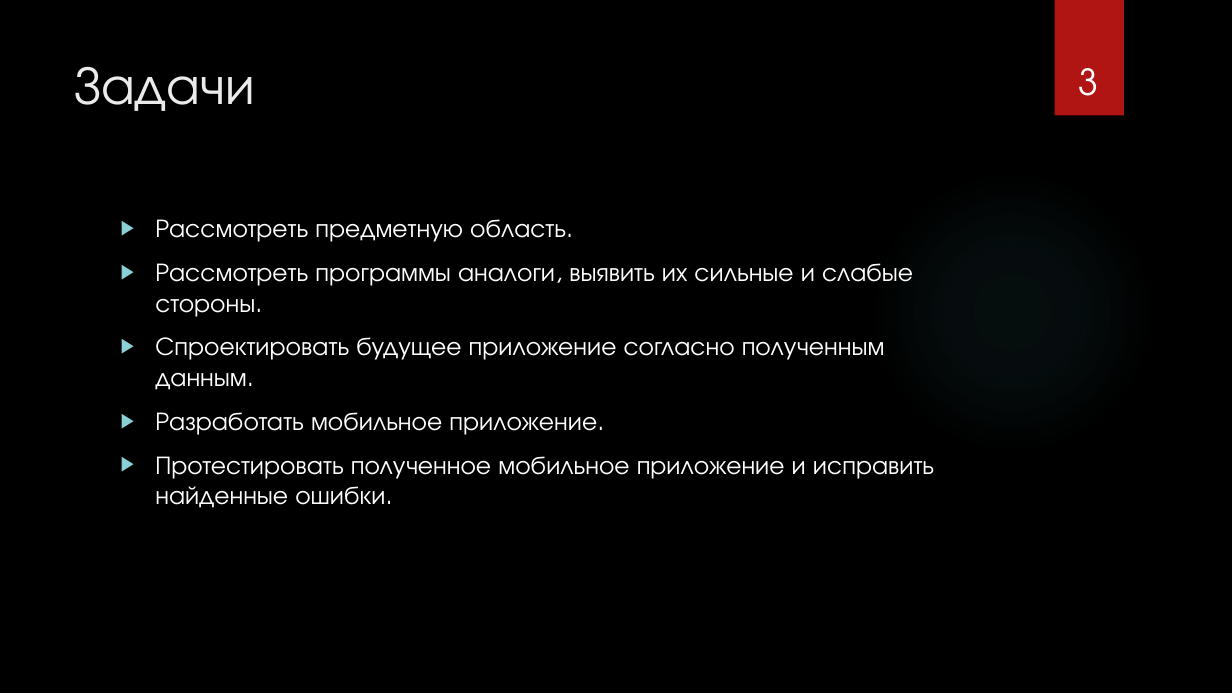
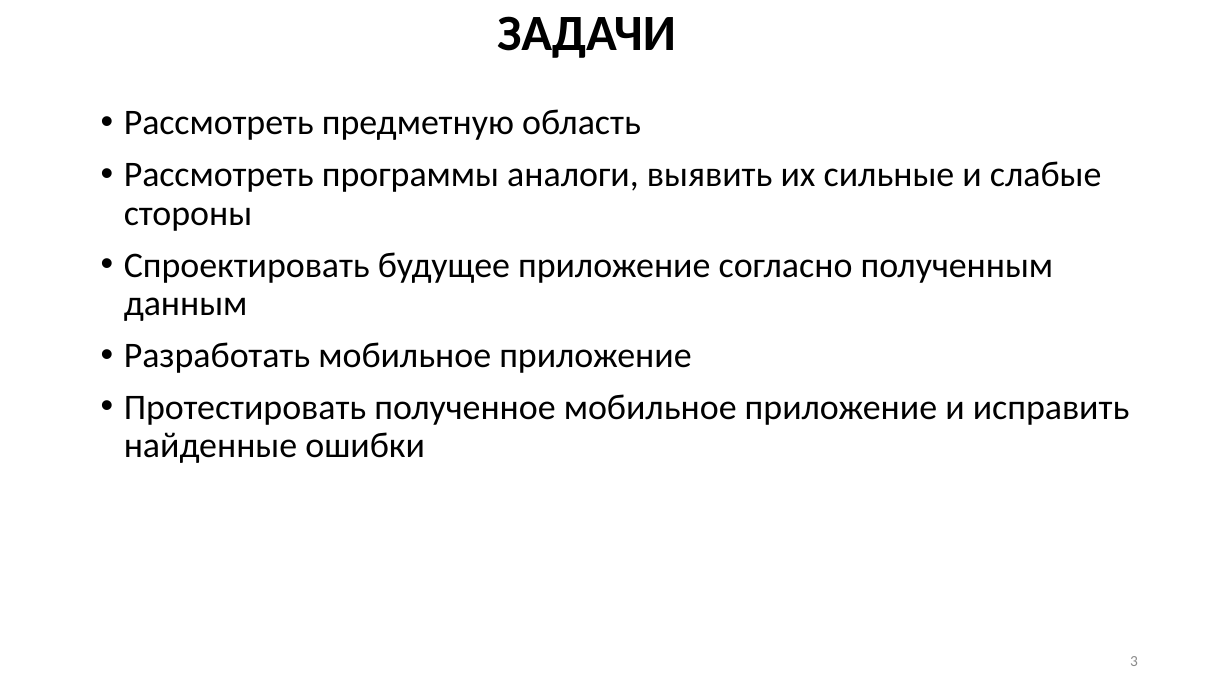
Before and after one commit to ZanderHamster/ScheduleBSTU, a slide deck: slide 3 of Документация/Презентация.pptx. Drawn at 1232x693 pixels with LibreOffice and Linux fonts; fonts in the diff are those of the drawing; background and template pictures are left out. Boxes give left, top, right and bottom in pixels: in the first picture for what was removed or moved away, otherwise in the second. Text is boxed around its words. In the diff, an @@ line names an element or a change of style, - is before the commit and + after.

```diff
--- a/Документация/Презентация.pptx
+++ b/Документация/Презентация.pptx
@@ background picture (left out) to #FFFFFF @@
@@ title "ЗАДАЧИ" at <box>497,16,676,58</box>: vertical alignment top to middle @@
@@ title at <box>497,16,676,58</box>: text changed; size 42 to 39.6 pt; font TeX Gyre Adventor to Calibri; text colour #EBEBEB to #000000; bold on @@
-Задачи
+ЗАДАЧИ
@@ rectangle removed at <box>1055,0,1124,116</box> @@
@@ text at <box>124,109,1130,463</box>: text changed; size 20 to 28 pt; font TeX Gyre Adventor to Calibri; text colour #FFFFFF to #000000 @@
-▶ Рассмотреть предметную область.
-▶ Рассмотреть программы аналоги, выявить их сильные и слабые
-  стороны.
-▶ Спроектировать будущее приложение согласно полученным
-  данным.
-▶ Разработать мобильное приложение.
-▶ Протестировать полученное мобильное приложение и исправить найденные ошибки.
+• Рассмотреть предметную область
+• Рассмотреть программы аналоги, выявить их сильные и слабые
+  стороны
+• Спроектировать будущее приложение согласно полученным
+  данным
+• Разработать мобильное приложение
+• Протестировать полученное мобильное приложение и исправить найденные ошибки
@@ ellipse removed at <box>870,169,1154,454</box> @@
@@ page number: place and size @@
-page number at <box>1078,68,1098,96</box>
+page number at <box>1130,656,1138,666</box>
@@ page number at <box>1130,656,1138,666</box>: size 28 to 12 pt, font TeX Gyre Adventor to Calibri, text colour #FFFFFF to #8C8C8C; alignment centre to right; vertical alignment bottom to middle @@
```
Also in this commit, not shown: 7 other slides changed, 2 slides removed.
